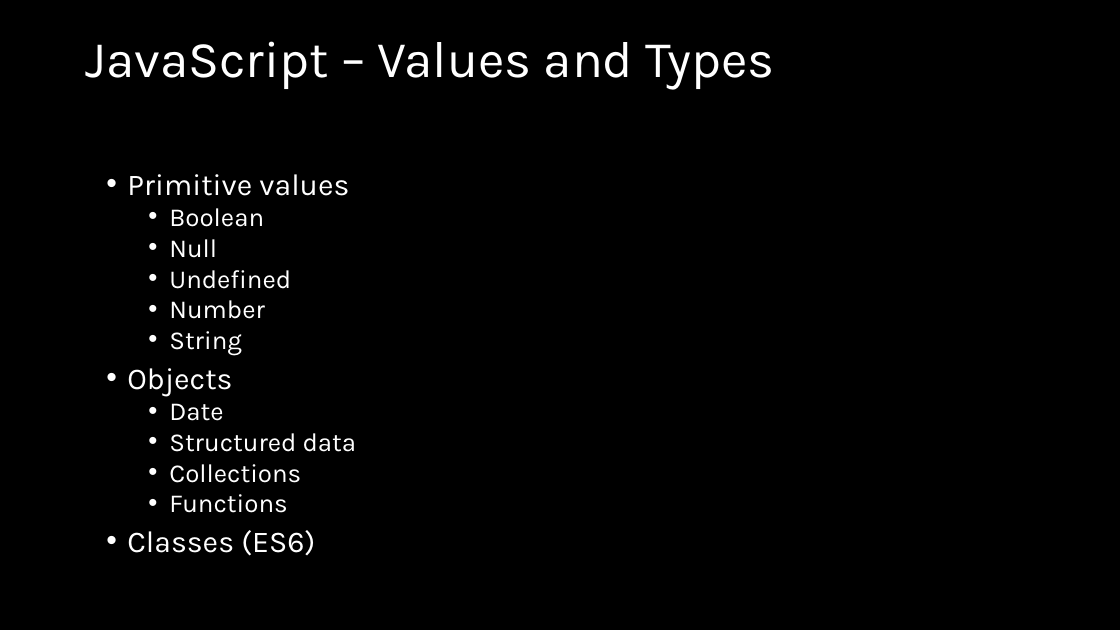
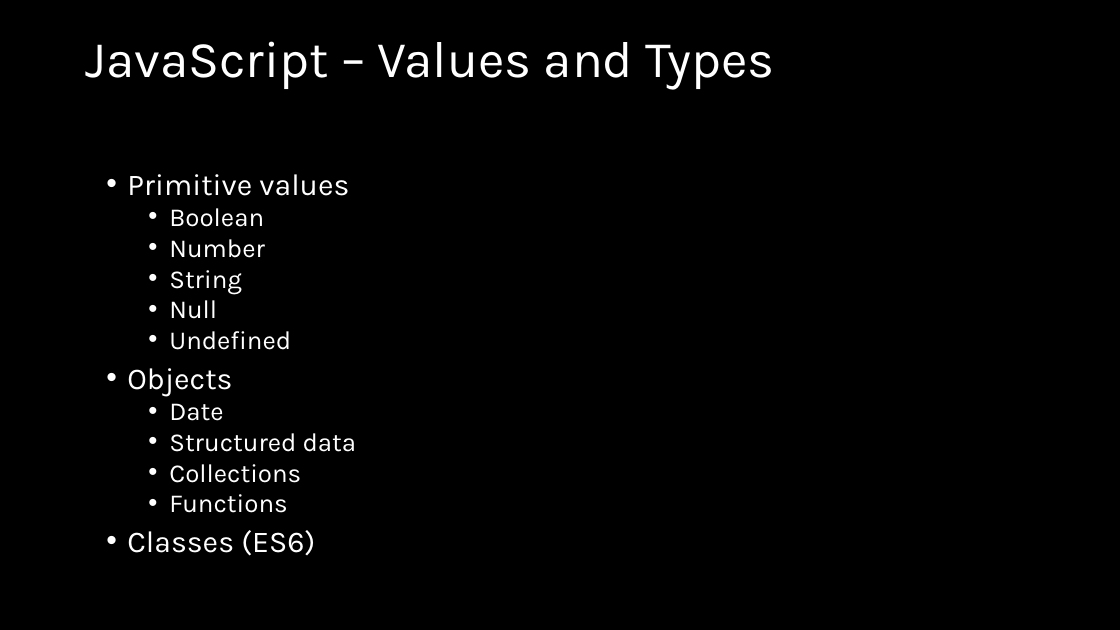
Before and after one commit to wmmihaa/Introduction-to-Node.js, a slide deck: slide 14 of slides/Introduction to Node.js.pptx. Drawn at 1120x630 pixels with LibreOffice and Linux fonts; fonts in the diff are those of the drawing. Boxes give left, top, right and bottom in pixels: in the first picture for what was removed or moved away, otherwise in the second. Text is boxed around its words. In the diff, an @@ line names an element or a change of style, - is before the commit and + after.

```diff
--- a/slides/Introduction to Node.js.pptx
+++ b/slides/Introduction to Node.js.pptx
@@ text at (169,239,265,294): paragraphs added @@
+  • Number
+  • String
@@ text at (169,300,265,356): paragraphs removed @@
-  • Number
-  • String
```
Also in this commit, not shown: 6 other slides changed, 7 slides added, 1 other file.
